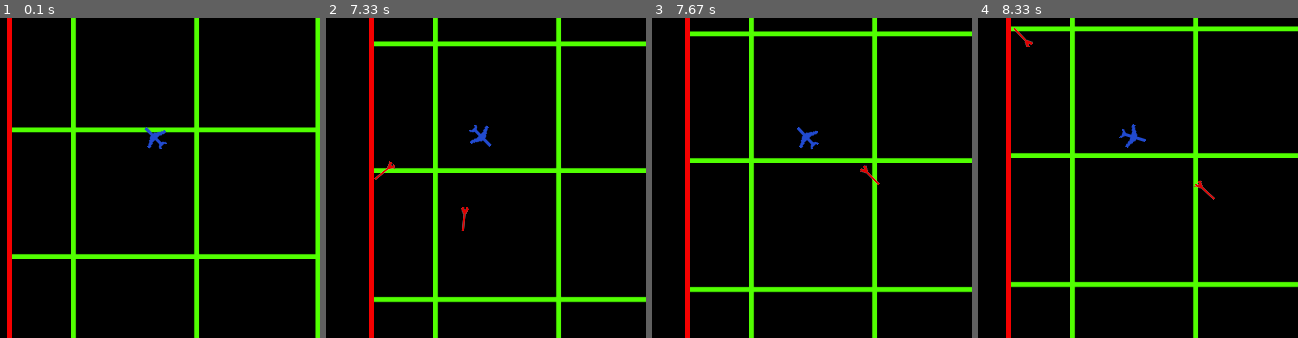
Above: before the commit, frames 1-4 (left to right).
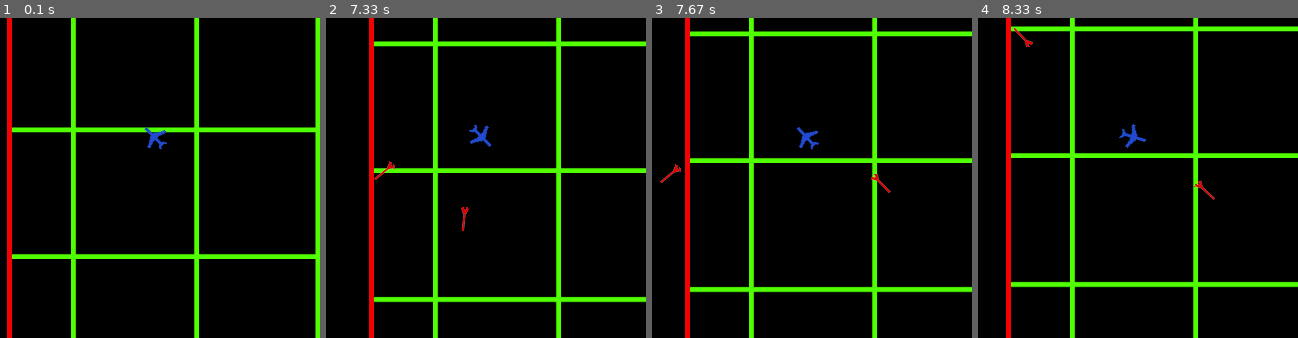
Above: after the commit, the same moments.

Repository: Mi-LeV/AWACS
Game: pygame game, started from main.py
Two runs of this game, one before a commit and one after it. Both use one fixed random seed, a clock stepped at 60 frames per second and the inputs below.
Inputs (mouse positions are % of the whole screen's width and height, from its top left):
- Up to frame 1 (0.1 s): no input
- Up to frame 2 (7.33 s): click (13, 40) at 0.42 s; tap K at 0.73, 1.03 s; click (33, 73) at 0.8 s; tap N at 2 s; tap Space at 3.4, 3.8 s; click (64, 63) at 3.87 s; click (45, 51) at 4.23 s; click (25, 65) at 4.57 s; click (28, 33) at 4.9 s; click (40, 26) at 5.23 s; click (30, 12) at 5.57 s; click (36, 72) at 5.9 s; click (32, 84) at 6.23 s; click (51, 65) at 6.57 s; click (22, 79) at 6.9 s; click (82, 85) at 7.23 s
- Up to frame 3 (7.67 s): click (38, 40) at 7.57 s
- Up to frame 4 (8.33 s): click (80, 81) at 7.9 s; click (83, 64) at 8.23 s
The pictures show only the part of the screen within x 26-76%, y 31-81%; the shares and areas given below are measured in that part.

Frames 1-2 are identical in both runs. In frame 3, 0.2% of the frame differs, in the area x 2-75%, y 45-55%; in frame 4, nothing differs.

Commit message:
implémentation notif + notifOutLimits

Diff:
--- a/classes.py
+++ b/classes.py
@@ -122,20 +122,8 @@
         xDistanceToDest=self.xDest-self.x
         yDistanceToDest=self.yDest-self.y
         if not((3 > xDistanceToDest > -3) and (3 > yDistanceToDest > -3)):
-            if self.testOutOfMap():
-                Notif('issou',300)
             self.goTo(xDistanceToDest,yDistanceToDest)
         else:# s'arrete
-            if self.testOutOfMap():
-                if self.x < 0:
-                    self.x = 0
-                if self.x > var.MAP_LIMITS:
-                    self.x = var.MAP_LIMITS
-
-                if self.y < 0:
-                    self.y = 0
-                if self.y > var.MAP_LIMITS:
-                    self.y = var.MAP_LIMITS
 
             self.xVector = 0
             self.yVector = 0
@@ -167,7 +155,8 @@
             self.mask = pygame.mask.from_surface(self.image)
 
         self.friendly = friend
-
+        self.notifList = []
+        self.notifOutList =[]
         self.camera = Camera(var.MAP_LIMITS,var.MAP_LIMITS)
 
     def shoot(self):
@@ -178,6 +167,17 @@
     def clic(self,position):
         self.xDest = (position[0] - 320)*10
         self.yDest = (position[1] - 320)*10
+
+    def tick(self):
+        if self.testOutOfMap() and (not self.notifList):
+            NotifOut('Hors des limites de la map, mort dans 3 sec...',60,self)
+        if (not self.testOutOfMap()) and self.notifList:
+            for notif in self.notifOutList:
+                notif.delete()
+        for notif in self.notifList:
+            if notif.timeAlive > 60:
+                self.delete()
+        super().tick()
 
 class IaPlane(Plane):
     def __init__(self,x,y,friend,active = True):
@@ -306,7 +306,7 @@
     def tick(self):
         self.timeAlive += 1
         #si vecteurs pas trop faibles, et timeAlive pas trop grand, bouger sinon s'arrete
-        if not(((-1.5<self.xVector < 1.5) and (-1.5<self.yVector < 1.5))or ( self.timeAlive > 500)) and (not self.testOutOfMap()):
+        if not(((-1.5<self.xVector < 1.5) and (-1.5<self.yVector < 1.5))or ( self.timeAlive > 500)):
             self.goTo()
         else:# s'arrete
             self.xVector = 0
@@ -357,23 +357,35 @@
         self.rect = self.image.get_rect()
 
 class Notif():
-    def __init__(self,texte,temps):
-        #font = pygame.font.SysFont('arial.ttc', 72)
-        #self.corps = font.render(texte, True, (255,0,0),(255,255,255))
-        self.corps = pygame.Surface((200,200))
-        self.corps.fill((255,225,255))
+    def __init__(self,texte,temps,creator):
+        font = pygame.font.SysFont('impact.ttc', 30)
+        self.corps = font.render(texte, True, (255,0,0))
         self.texte = texte
         self.timeAlive = 0
         self.temps = temps
-        var.notifList.append(self)
-
-    def tick(self):
-        if self.timeAlive > self.temps:
+        self.creator = creator
+        self.creator.notifList.append(self)
+        var.refreshNotifList.append(self)
+
+    def tick(self):
+        if self.timeAlive > self.temps+1:
             self.delete()
         self.timeAlive += 1
 
     def delete(self):
-        if self in var.notifList:
-            var.notifList.remove(self)
+        if self in var.refreshNotifList:
+            var.refreshNotifList.remove(self)
+        if self in self.creator.notifList:
+            self.creator.notifList.remove(self)
         self.corps.fill((0,0,0))
         del self
+
+class NotifOut(Notif):
+    def __init__(self,texte,temps,creator):
+        super().__init__(texte,temps,creator)
+        self.creator.notifOutList.append(self)
+
+    def delete(self):
+        if self in self.creator.notifOutList:
+            self.creator.notifOutList.remove(self)
+        super().delete()
--- a/main.py
+++ b/main.py
@@ -23,7 +23,6 @@
 Player = classes.PlayerPlane(150,200,'blue',True)
 #Ennemy = classes.IaPlane(500,500,False)
 #Friend = classes.IaPlane(200,200,True)
-classes.Notif('issou',999999)
 
 while affFenetre:
     clock = pygame.time.Clock()
@@ -68,7 +67,7 @@
     for objet in var.hitList[::-1]:#boucle delete(on déréférence les objets de toute liste pour pouvoir les supprimer)
         objet.delete()
 
-    for notif in var.notifList:
+    for notif in var.refreshNotifList:
         notif.tick()
 
 
@@ -79,22 +78,12 @@
 
 
     try:
-        var.playerList[0].camera.update(var.playerList[0])
+        var.playerList[0].camera.update(var.playerList[0])#on update la position de la caméra
     except IndexError:pass
 
-    #####HUD
-    try:
-        for notif in var.notifList:
-            fenetre.blit(notif.corps,(var.playerList[0].x,var.playerList[0].y))
-#            fenetre.blit(notif.corps,var.playerList[0].camera.apply((100,100)))
-
-    except IndexError:
-        for notif in var.notifList:pass
-#            fenetre.blit(notif.corps,(100,100))
 
     #####fonds, avions,missiles
     try:
-    #Re-collage
         fenetre.blit(fondNoir.image,var.playerList[0].camera.apply(fondNoir.rect,-var.MAP_LIMITS/2,-var.MAP_LIMITS/2))
         fenetre.blit(fond.image,var.playerList[0].camera.apply(fond.rect))
 
@@ -109,6 +98,10 @@
         for objet in var.refreshList:
             fenetre.blit(objet.image,objet.rect)
 
+    #####HUD
+    for notif in var.refreshNotifList:
+        fenetre.blit(notif.corps,(100,0))
+
     #Rafraichissement
     pygame.display.flip()
 
--- a/variables.py
+++ b/variables.py
@@ -2,7 +2,7 @@
 refreshList = []
 hitList = []
 playerList = []
-notifList = []
+refreshNotifList = []
 img_icon = "sprite_plane_red_player.png"
 img_plane_default = "sprite_plane_default.png"
 img_red_player = "sprite_plane_red_player.png"
Not shown, changed: roadmap
